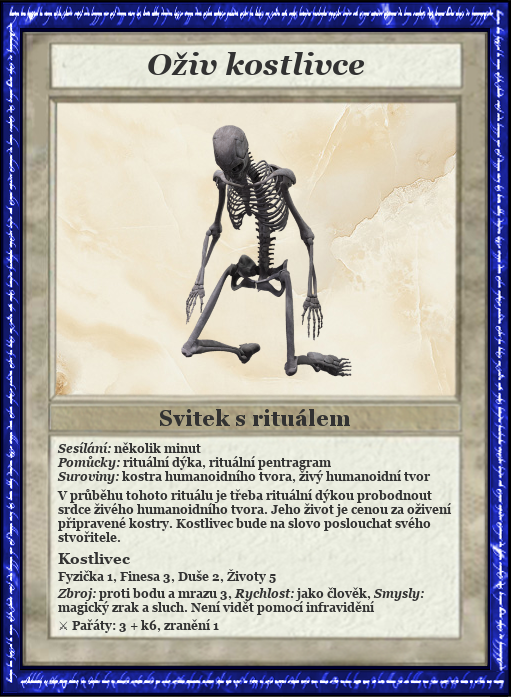
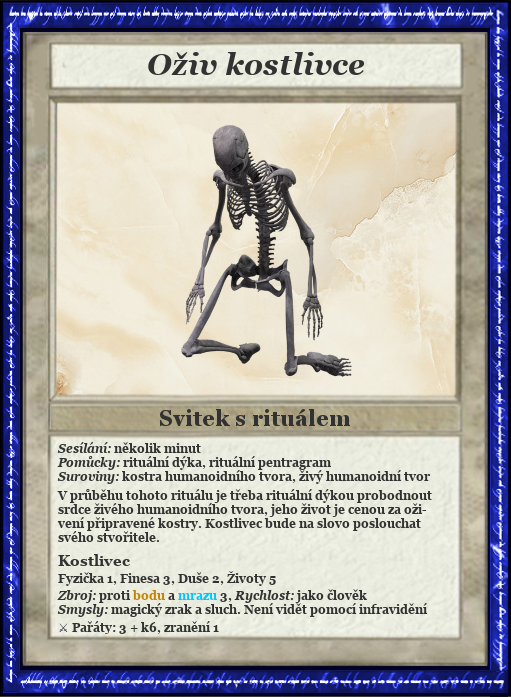
Layered file, before and after one edit (511px x 697px). Changes by layer:
painted on "Sesílání: několik minut ..." over [57, 503, 452, 634]
